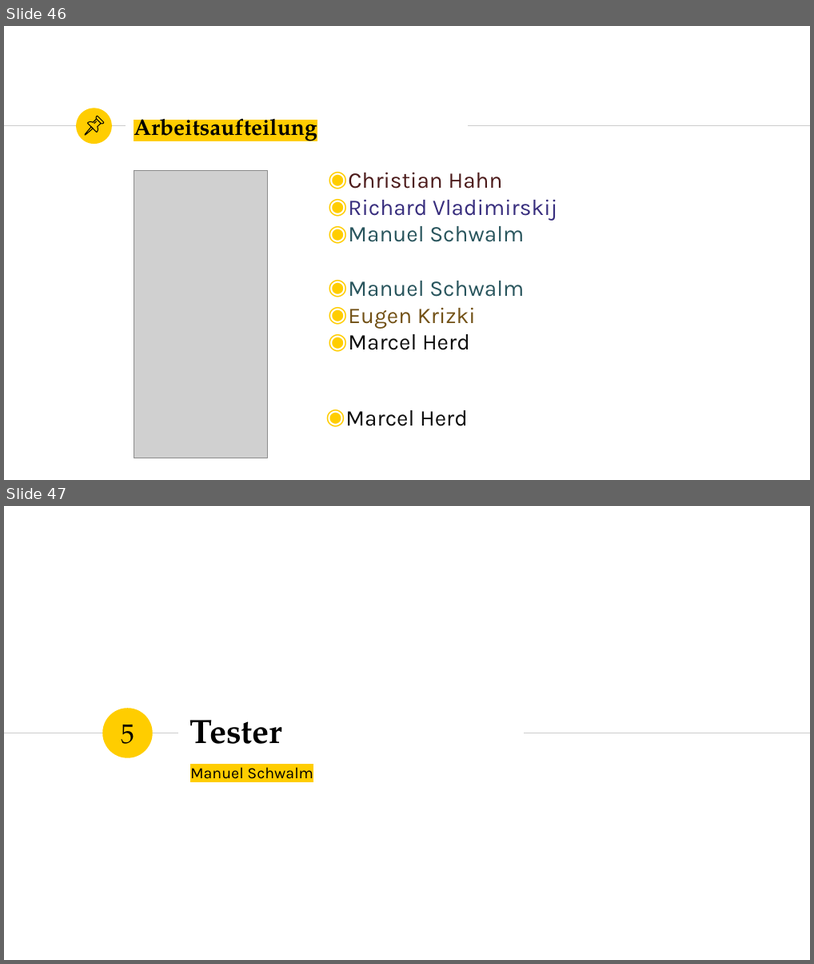
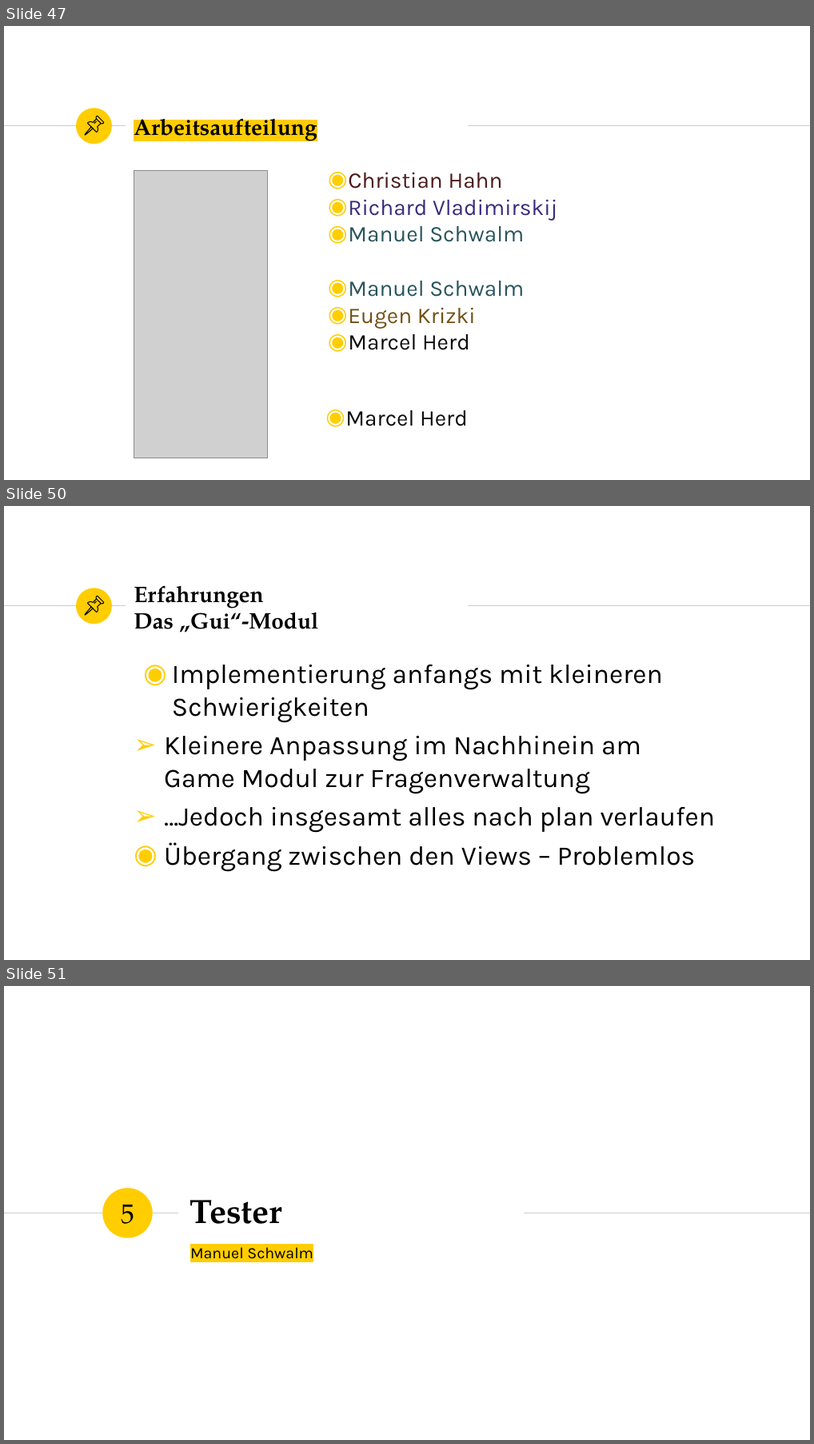
Before and after one commit to marcelherd/OOT-Projekt, a slide deck: Presentation/Presentation.pptx. Shown one above the other, each under a label of ours: slides 46 and 47 before the commit, slides 47, 50 and 51 after it; the slides between them are not shown. The pictures are 814x964 and 814x1444 pixels, drawn with LibreOffice and Linux fonts; fonts in the diff are those of the drawing; grey boxes stand for pictures. Boxes give left, top, right and bottom in pixels: in the first picture for what was removed or moved away, otherwise in the second. Text is boxed around its words. In the diff, an @@ line names an element or a change of style, - is before the commit and + after.

```diff
--- a/Presentation/Presentation.pptx
+++ b/Presentation/Presentation.pptx
@@ slide 50 added at (4, 506, 810, 960), background #FFFFFF; not listed: 3 template elements that a slide beside it also shows @@
@@ group added at (85, 596, 103, 615): 4 freeform shapes @@
@@ title added at (134, 585, 318, 632), 20 pt, text #000000, bold @@
+Erfahrungen
+Das „Gui“-Modul
@@ text added at (164, 664, 715, 872), 24 pt, text #000000 @@
+◉ Implementierung anfangs mit kleineren Schwierigkeiten
+➢ Kleinere Anpassung im Nachhinein am Game Modul zur Fragenverwaltung
+➢ …Jedoch insgesamt alles nach plan verlaufen
+◉ Übergang zwischen den Views – Problemlos
@@ what was slide 46 is now slide 47 @@
@@ what was slide 47 is now slide 51 @@
```
Also in this commit, not shown: 8 other slides added.
